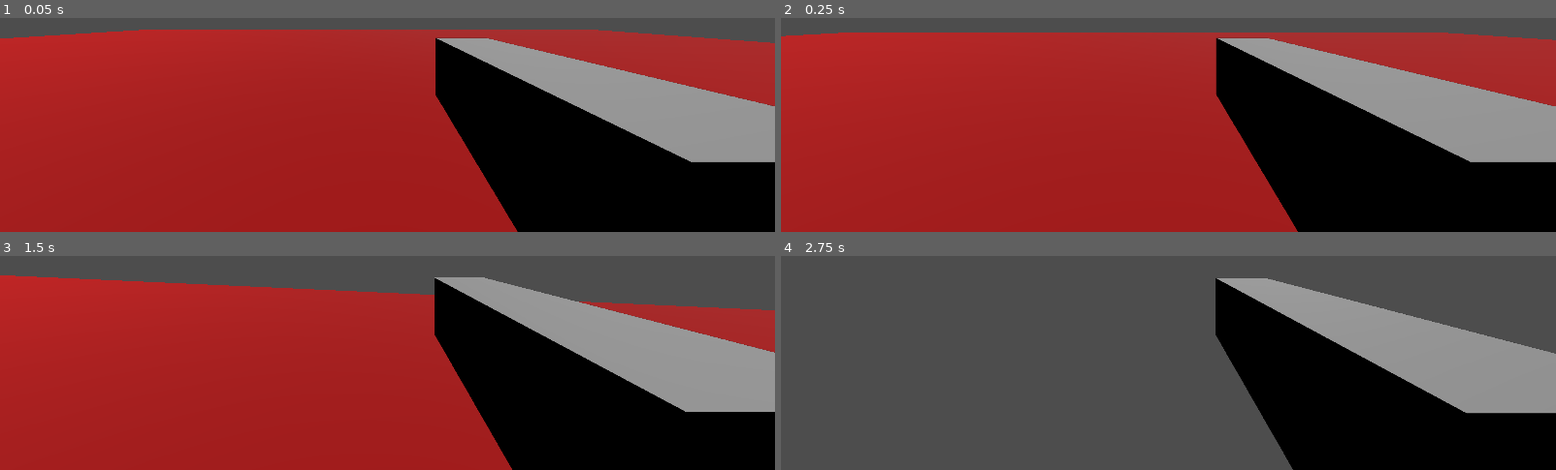
Above: before the commit, frames 1-4 (two rows, left to right).
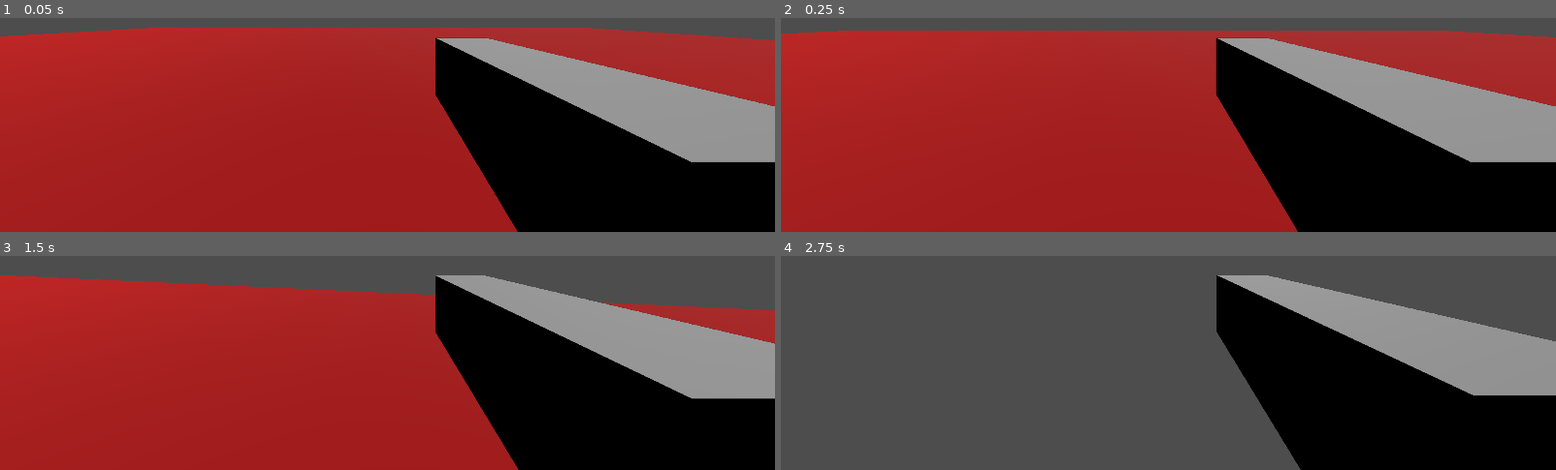
Above: after the commit, the same moments.

Repository: EvilBastards23/HolyDiver
Game: Godot game, scene res://core/core.tscn
The game is run twice, just before and just after one commit, with the same random seed, the same clock (stepped at 60 frames per second) and the same inputs.
Inputs (mouse positions are in pixels of both pictures, inside the frame that each line leads up to):
- Up to frame 1 (0.05 s): no input
- Up to frame 2 (0.25 s): no input
- Up to frame 3 (1.5 s): move the mouse to (outside the picture) at 0.52 s; hold W (forward) from 0.53 s (still down); tap Shift (dash) at 0.6 s; tap Space (jump) at 0.77, 1.07 s; tap Ctrl (slide) at 0.8, 1.35 s; move the mouse to (outside the picture) at 1.27 s
- Up to frame 4 (2.75 s): keep holding W (forward); tap Space (jump) at 1.52, 1.55, 1.82 s; move the mouse to (outside the picture) at 2.02 s; hold Space (jump) from 2.03 s (still down); tap Shift (dash) at 2.3 s

The runs differ from the first frame. In frame 1, 0.9% of the frame differs, in the area x 0-100%, y 4-12%; in frame 2, 0.9%; in frame 3, 3.7%; in frame 4, 4.8%, in the area x 56-100%, y 9-100%.

Commit message:
version 0.2
add slide

Diff:
--- a/core/player/player.tscn
+++ b/core/player/player.tscn
@@ -1,6 +1,6 @@
-[gd_scene load_steps=8 format=3 uid="uid://cnh1chs7y741p"]
+[gd_scene load_steps=9 format=3 uid="uid://cnh1chs7y741p"]
 
-[ext_resource type="Script" uid="uid://dcyahftnfy375" path="res://core/player/player.gd" id="1_bq184"]
+[ext_resource type="Script" uid="uid://r3nppyvtgnd3" path="res://core/player/player_with_slide.gd" id="1_qjudb"]
 [ext_resource type="Script" uid="uid://b4p66adudfq1w" path="res://core/player/head.gd" id="2_h46vi"]
 [ext_resource type="Shader" uid="uid://dyydxfmoa1x8a" path="res://core/player/player.gdshader" id="3_ll17t"]
 [ext_resource type="Texture2D" uid="uid://mxgc3s1pvhyb" path="res://images.jpg" id="4_qjudb"]
@@ -21,9 +21,23 @@
 shader_parameter/mask_edge = 0.41
 shader_parameter/animation_speed = 11.247
 
+[sub_resource type="ShaderMaterial" id="ShaderMaterial_xttum"]
+shader = ExtResource("3_ll17t")
+shader_parameter/noise = ExtResource("4_qjudb")
+shader_parameter/line_color = Color(1, 1, 1, 1)
+shader_parameter/line_count = 2.0
+shader_parameter/line_density = 0.31
+shader_parameter/line_faloff = 0.407
+shader_parameter/mask_size = 0.021
+shader_parameter/mask_edge = 0.41
+shader_parameter/animation_speed = 4.843
+
 [node name="CharacterBody3D" type="CharacterBody3D"]
 wall_min_slide_angle = 1.5708
-script = ExtResource("1_bq184")
+script = ExtResource("1_qjudb")
+slide_speed = 20.0
+slide_fov_change = 90.0
+slide_camera_lower = 0.8
 
 [node name="MeshInstance3D" type="MeshInstance3D" parent="."]
 cast_shadow = 0
@@ -72,3 +86,12 @@
 anchor_bottom = 1.0
 grow_horizontal = 2
 grow_vertical = 2
+
+[node name="ColorRect2" type="ColorRect" parent="SubViewportContainer/SubViewport/Camera3D"]
+visible = false
+material = SubResource("ShaderMaterial_xttum")
+anchors_preset = 15
+anchor_right = 1.0
+anchor_bottom = 1.0
+grow_horizontal = 2
+grow_vertical = 2
--- /dev/null
+++ b/core/player/player_with_slide.gd
@@ -0,0 +1,226 @@
+extends CharacterBody3D
+
+const JUMP_VELOCITY = 7.6
+
+# Child node references
+@onready var head = $head
+@onready var camera_3d = $head/Camera3D
+
+# Sensitivity and movement variables
+@export var sensitivity: float = 0.003
+@export var bob_freq = 1
+var bob_amp = 0.01
+
+# Global variables
+var t_bob: float = 0.0
+var speed: float = 10.0
+var gravity = 12.0
+var is_jumping: bool = false
+var is_dashing: bool = false
+var dash_direction = Vector3.ZERO
+@export var dash_distance: float = 15.0
+@export var dash_time: float = 0.1
+var current_dash_time: float = 0.0
+
+# Slide mechanics
+var is_sliding: bool = false
+var slide_direction = Vector3.ZERO
+@export var slide_speed: float = 12.0
+@export var slide_friction: float = 8.0
+@export var slide_duration: float = 1.5
+@export var slide_fov_change: float = 85.0
+var slide_timer: float = 0.0
+var slide_velocity: float = 0.0
+var original_collision_height: float
+var slide_collision_height: float = 0.5
+
+# Camera tilting for slide and movement
+var camera_tilt: float = 0.0
+@export var slide_tilt_angle: float = 5.0
+@export var movement_tilt_angle: float = 2.0  # New: tilt angle for left/right movement
+var camera_crouch_offset: float = 0.0
+@export var slide_camera_lower: float = 0.5
+
+func _ready():
+	Input.mouse_mode = Input.MOUSE_MODE_CAPTURED
+	# Store original collision shape height
+	setup_collision_shape()
+
+# Rotating camera using mouse
+func _input(event):
+	if event is InputEventMouseMotion:
+		rotate_y(-event.relative.x * sensitivity)
+		head.rotate_x(-event.relative.y * sensitivity)
+		head.rotation.x = clamp(head.rotation.x, -PI/2, PI/2)
+
+func _physics_process(delta):
+	# Add gravity unless dashing or sliding
+	if not is_on_floor() and not is_dashing and not is_sliding:
+		is_jumping = false
+		velocity.y -= gravity * delta
+
+	# Jump (can't jump while sliding)
+	if is_on_floor() and not is_jumping  and Input.is_action_pressed("jump"):
+		if is_sliding:
+			end_slide()
+		velocity.y = JUMP_VELOCITY
+		is_jumping = true
+
+	var input_dir = Input.get_vector("left", "right", "forward", "backward")
+	var direction = (transform.basis * Vector3(input_dir.x, 0, input_dir.y)).normalized()
+
+	# Slide input (crouch while moving forward)
+	if Input.is_action_just_pressed("slide") and is_on_floor() and not is_sliding and not is_dashing and velocity.length() > 3.0:
+		start_slide(direction if direction != Vector3.ZERO else -transform.basis.z)
+
+	# End slide early if crouch is released
+	if is_sliding and Input.is_action_just_released("slide"):
+		end_slide()
+
+	# Dash logic (can't dash while sliding)
+	if Input.is_action_just_pressed("dash") and not is_dashing and not is_sliding and direction != Vector3.ZERO:
+		is_dashing = true
+		current_dash_time = 0.0
+		dash_direction = direction
+		camera_3d.fov = lerp(camera_3d.fov, 90.0, 0.2)
+		if has_node("SubViewportContainer/SubViewport/Camera3D/ColorRect"):
+			$SubViewportContainer/SubViewport/Camera3D/ColorRect.show()
+
+	# Handle dashing
+	if is_dashing:
+		current_dash_time += delta
+		if current_dash_time >= dash_time:
+			is_dashing = false
+			if has_node("SubViewportContainer/SubViewport/Camera3D/ColorRect"):
+				$SubViewportContainer/SubViewport/Camera3D/ColorRect.hide()
+		else:
+			velocity = dash_direction * (dash_distance / dash_time)
+			velocity.y = 0
+
+	# Handle sliding
+	elif is_sliding:
+		handle_slide(delta)
+
+	# Normal movement (only if not dashing or sliding)
+	elif not is_dashing:
+		camera_3d.fov = lerp(camera_3d.fov, 75.0, 0.1)
+		if direction:
+			velocity.x = direction.x * speed
+			velocity.z = direction.z * speed
+		else:
+			velocity.x = move_toward(velocity.x, 0, speed)
+			velocity.z = move_toward(velocity.z, 0, speed)
+
+	# Handle camera tilt (now includes movement tilt)
+	update_camera_tilt(delta, input_dir)
+
+	# Head bobbing (disabled during slide and dash)
+	if is_on_floor() and velocity.length() > 0 and not is_dashing and not is_sliding:
+		t_bob += delta * velocity.length()
+		camera_3d.transform.origin = head_bob(t_bob, velocity.length(), speed)
+	else:
+		camera_3d.transform.origin = head_bob(t_bob, velocity.length(), speed)
+
+	move_and_slide()
+
+func setup_collision_shape():
+	# Find and setup collision shape
+	var collision_node = get_node_or_null("CollisionShape3D")
+	if collision_node and collision_node.shape:
+		if collision_node.shape is CapsuleShape3D:
+			var capsule = collision_node.shape as CapsuleShape3D
+			original_collision_height = capsule.height
+		else:
+			# If not a capsule, disable collision modification
+			original_collision_height = 2.0
+			print("Warning: Collision shape is not a CapsuleShape3D. Slide collision adjustment disabled.")
+	else:
+		# Fallback values
+		original_collision_height = 2.0
+		print("Warning: No CollisionShape3D found. Using default values.")
+
+func start_slide(direction: Vector3):
+	$SubViewportContainer/SubViewport/Camera3D/ColorRect2.show()
+	is_sliding = true
+	slide_direction = direction.normalized()
+	slide_timer = 0.0
+	slide_velocity = slide_speed
+
+	# Lower collision shape (with safety checks)
+	var collision_node = get_node_or_null("CollisionShape3D")
+	if collision_node and collision_node.shape and collision_node.shape is CapsuleShape3D:
+		var collision_shape = collision_node.shape as CapsuleShape3D
+		collision_shape.height = slide_collision_height
+		collision_node.position.y = -((original_collision_height - slide_collision_height) / 2)
+
+	# Camera effects
+	camera_3d.fov = lerp(camera_3d.fov, slide_fov_change, 0.3)
+
+func end_slide():
+	$SubViewportContainer/SubViewport/Camera3D/ColorRect2.hide()
+	if not is_sliding:
+		return
+
+	is_sliding = false
+	slide_timer = 0.0
+
+	# Restore collision shape (with safety checks)
+	var collision_node = get_node_or_null("CollisionShape3D")
+	if collision_node and collision_node.shape and collision_node.shape is CapsuleShape3D:
+		var collision_shape = collision_node.shape as CapsuleShape3D
+		collision_shape.height = original_collision_height
+		collision_node.position.y = 0
+
+	# Restore camera FOV
+	camera_3d.fov = lerp(camera_3d.fov, 75.0, 0.2)
+
+func handle_slide(delta: float):
+	slide_timer += delta
+
+	# Apply friction to slide velocity
+	slide_velocity = max(slide_velocity - slide_friction * delta, 2.0)
+
+	# Set velocity based on slide direction and current slide speed
+	velocity.x = slide_direction.x * slide_velocity
+	velocity.z = slide_direction.z * slide_velocity
+
+	# End slide if timer expires or velocity is too low
+	if slide_timer >= slide_duration or slide_velocity <= 2.0:
+		end_slide()
+
+func update_camera_tilt(delta: float, input_dir: Vector2):
+	var target_tilt = 0.0
+	var target_crouch = 0.0
+
+	if is_sliding:
+		# Tilt camera based on slide direction
+		var slide_dot = slide_direction.dot(transform.basis.x)
+		target_tilt = slide_dot * deg_to_rad(slide_tilt_angle)
+		# Lower camera during slide
+		target_crouch = slide_camera_lower
+	else:
+		# Tilt camera based on left/right movement input
+		# Negative input_dir.x means moving left, positive means moving right
+		# We invert it so moving left tilts left (negative) and moving right tilts right (positive)
+		target_tilt = -input_dir.x * deg_to_rad(movement_tilt_angle)
+
+	camera_tilt = lerp(camera_tilt, target_tilt, delta * 5.0)
+	camera_crouch_offset = lerp(camera_crouch_offset, target_crouch, delta * 8.0)
+
+	head.rotation.z = camera_tilt
+	head.position.y = -camera_crouch_offset
+
+func head_bob(time, velocity_length, speed):
+	# Subtle and non-linear bobbing based on speed
+	var speed_ratio = clamp(velocity_length / speed, 0.0, 1.0)
+	var current_bob_amp = bob_amp * clamp(sqrt(speed_ratio), 0.3, 1.0)
+
+	# Add slight sway for vertical and horizontal bobbing
+	var pos = Vector3.ZERO
+	pos.y = sin(time * bob_freq) * current_bob_amp
+	pos.x = cos(time * bob_freq / 2) * current_bob_amp * 0.5
+
+	# Smooth damping to reduce jitter at low velocity
+	pos *= lerp(0.5, 1.0, speed_ratio)
+
+	return pos
Not shown, added: core/player/player_with_slide.gd.uid
